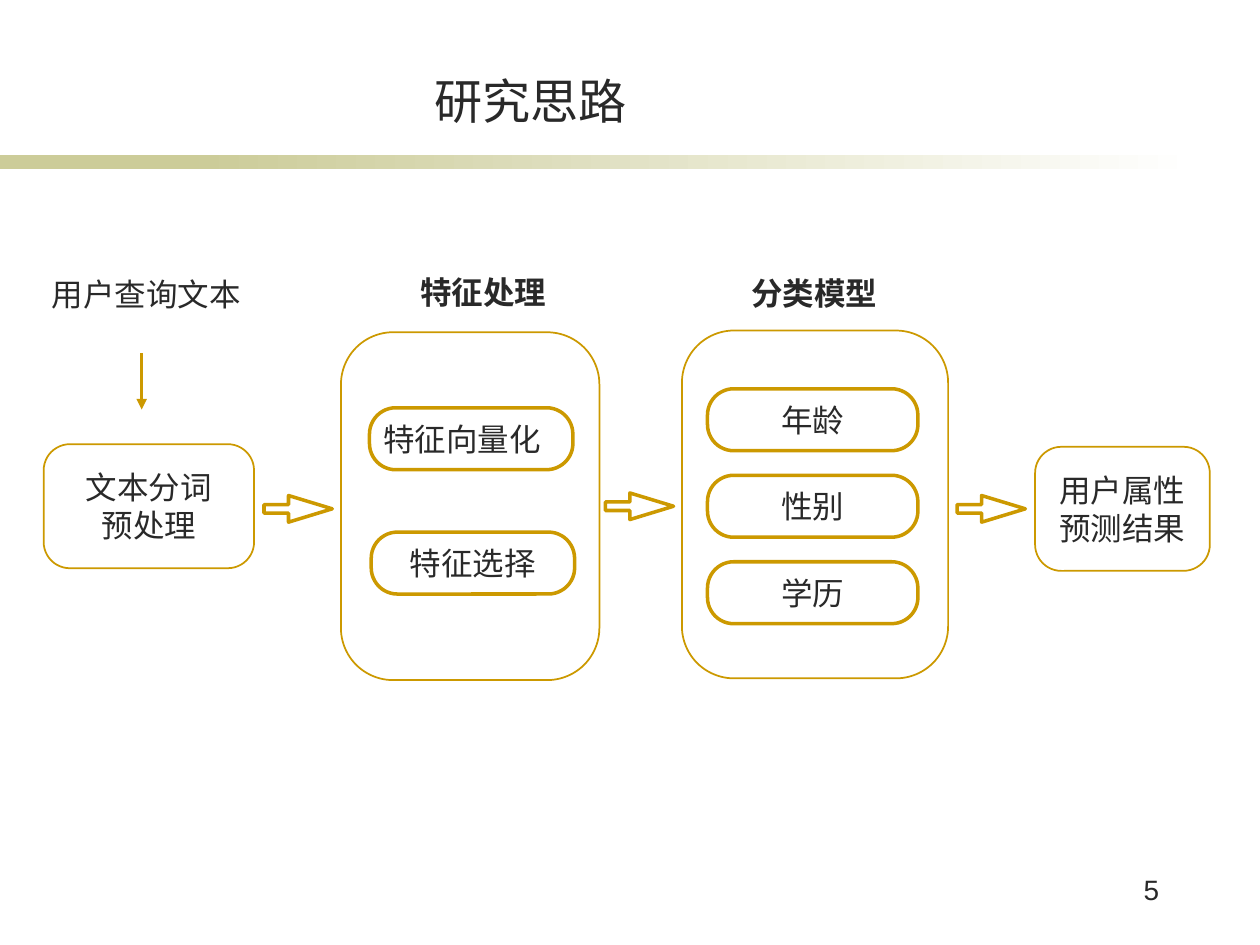
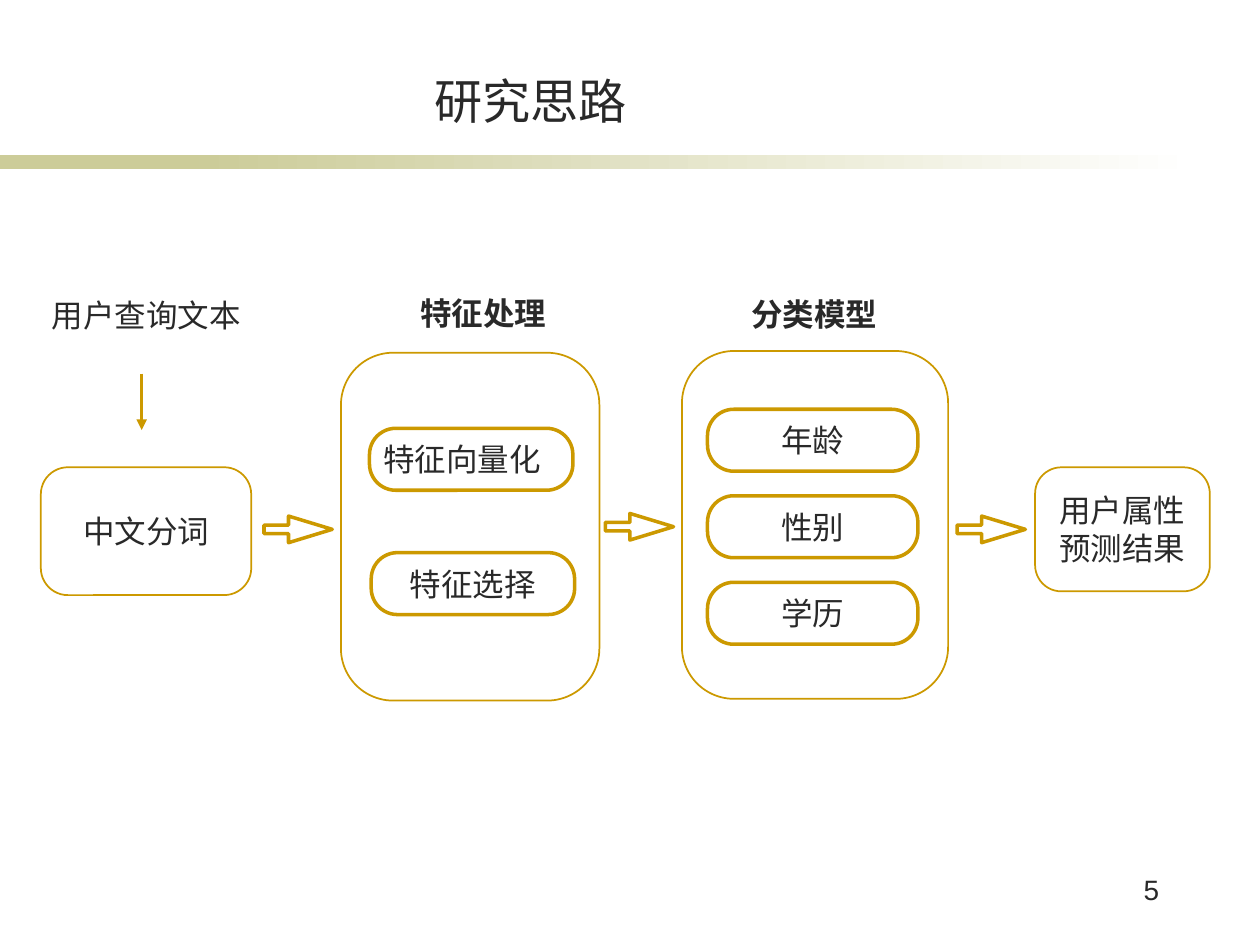
Before and after one commit to XuanBQ/SogouClientsPredict, a slide deck: slide 5 of bq_毕业答辩.pptx. Drawn at 1260x945 pixels with LibreOffice and Linux fonts; fonts in the diff are those of the drawing; background and template pictures are left out. Boxes give left, top, right and bottom in pixels: in the first picture for what was removed or moved away, otherwise in the second. Text is boxed around its words. In the diff, an @@ line names an element or a change of style, - is before the commit and + after.

```diff
--- a/bq_毕业答辩.pptx
+++ b/bq_毕业答辩.pptx
@@ 8 rounded rectangles, 3 texts, 3 right arrows, 1 arrow: place and size @@
-8 rounded rectangles, 3 texts, 3 right arrows, 1 arrow at [52,277,1211,680]
+8 rounded rectangles, 3 texts, 3 right arrows, 1 arrow at [52,298,1211,701]
@@ rounded rectangle "中文分词": place and size @@
-rounded rectangle "中文分词" at [44,445,255,568]
+rounded rectangle "中文分词" at [40,467,251,595]
@@ text in rounded rectangle at [83,516,209,546]: text changed @@
-文本分词
-预处理
+中文分词
```
Also in this commit, not shown: 13 other slides changed, 2 slides added, 1 slide removed, 4 other files.
